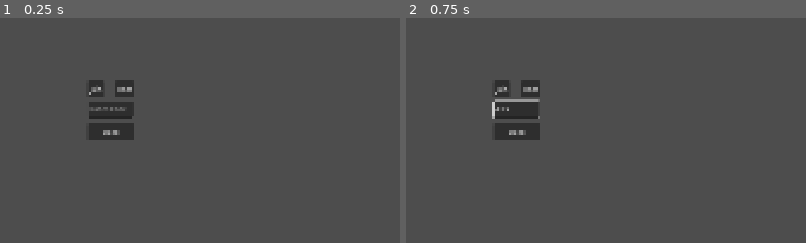
Above: before the commit, frames 1-2 (left to right).
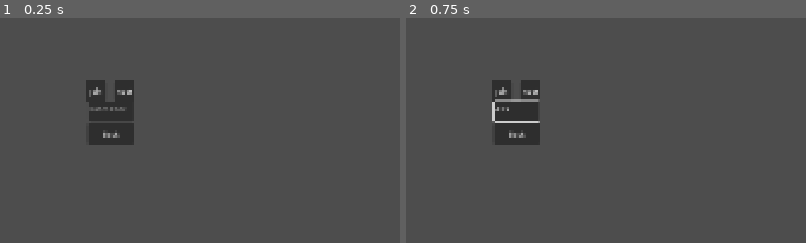
Above: after the commit, the same moments.

Repository: Simon-Kahre/nTCG
Game: Godot game, scene res://scenes/Combat.tscn
Two runs of this game, one before a commit and one after it. Both use one fixed random seed, a clock stepped at 60 frames per second and the inputs below. This scene is started directly instead of the project's main scene. The engine's default icon, where the game draws it, is replaced by a stand-in: a white triangle on a blue panel in a dark square.
Inputs (mouse positions are % of the whole screen's width and height, from its top left):
- Up to frame 1 (0.25 s): no input
- Up to frame 2 (0.75 s): click (14, 20) at 0.52 s; type "Alex" at 0.6 s
The pictures show only the part of the screen within x 0-50%, y 0-50%; the shares and areas given below are measured in that part.

The runs differ from the first frame. In frame 1, 0.9% of the frame differs, in the area x 21-34%, y 30-57%; in frame 2, 0.9%.

Commit message:
Fix bug in server.js and add text
Fix bug where websocket would go down if the user didn't exist at first. Also informational text if a player tries to enter a room that doesn't exist yet.

Diff:
--- a/trading-card-game/scenes/Combat.tscn
+++ b/trading-card-game/scenes/Combat.tscn
@@ -128,6 +128,14 @@
 offset_transform_visual_only = false
 text = "Back"
 
+[node name="Label" type="Label" parent="AspectRatioContainer" unique_id=1893003939]
+layout_mode = 2
+offset_transform_enabled = true
+offset_transform_position = Vector2(36, -62.92)
+offset_transform_visual_only = false
+text = "Room code
+doesn't exist"
+
 [connection signal="pressed" from="Combat/Surrender" to="." method="surrender"]
 [connection signal="pressed" from="AspectRatioContainer/Host" to="." method="host_button_pressed"]
 [connection signal="pressed" from="AspectRatioContainer/Join" to="." method="join_button_pressed"]
--- a/trading-card-game/scripts/multiplayer_handler.gd
+++ b/trading-card-game/scripts/multiplayer_handler.gd
@@ -9,9 +9,13 @@
 var sentInitialData = false
 var host = false
 var roomCode: String = ""
+
 @onready var testingLabel: Label = $TestingLabel
 @onready var roomCodeInput: TextEdit = $AspectRatioContainer/TextEdit
+
 @onready var debugLabel: Label = $DebugLabel
+@onready var infoLabel = $AspectRatioContainer/Label
+var opacity: float = 0.0
 
 var confirmCount: int = 0
 var turnCount: int = 1
@@ -23,9 +27,16 @@
 
 func _ready() -> void:
 	combatNode.visible = false
+	infoLabel.modulate = Color(1,1,1,0)
 	multiplayer.peer_connected.connect(_on_peer_connected)
 
-func _process(_delta: float) -> void:
+func _process(delta: float) -> void:
+	if opacity > 0.0:
+		opacity -= delta
+		if opacity > 1:
+			infoLabel.modulate = Color(1,1,1,1)
+		else:
+			infoLabel.modulate = Color(1,1,1,opacity)
 	socket.poll()
 
 	if socket.get_ready_state() == WebSocketPeer.STATE_OPEN && !sentInitialData:
@@ -77,6 +88,7 @@
 			"error":
 				socket.close()
 				sentInitialData = false
+				opacity = 3
 			"playerLeft":
 				socket.close()
 				get_tree().change_scene_to_packed(load("res://scenes/testingEnv.tscn"))
Not shown, changed: trading-card-game/exports/web/tradingCardGame.html
Not shown, changed: trading-card-game/exports/web/tradingCardGame.pck
Not shown, changed: websocket/server.js
